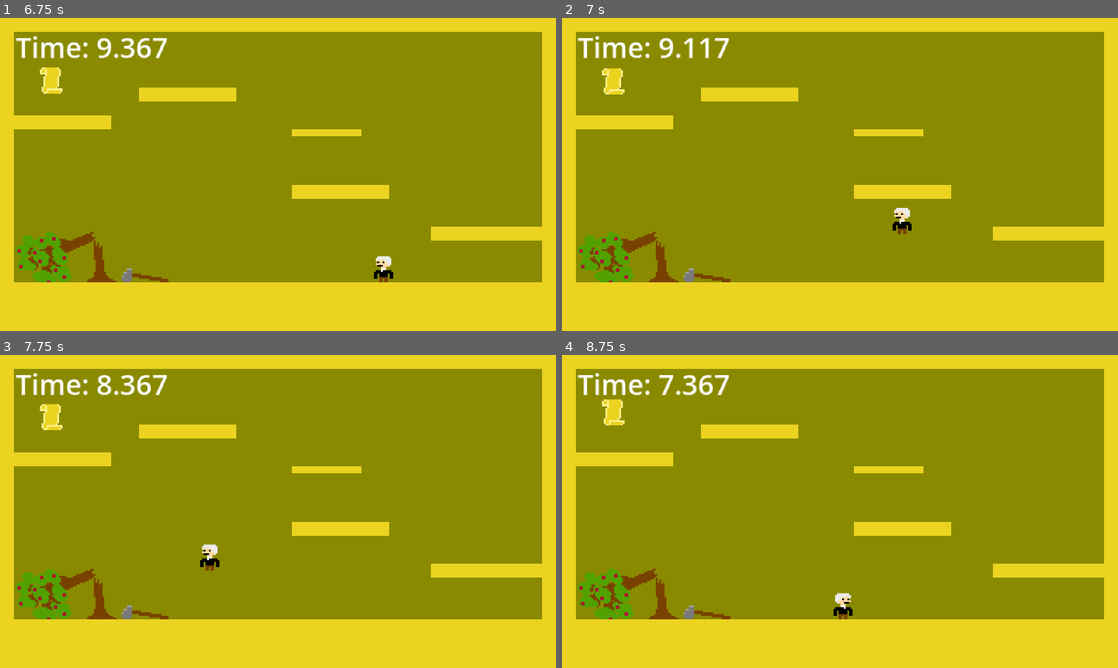
Above: before the commit, frames 1-4 (two rows, left to right).
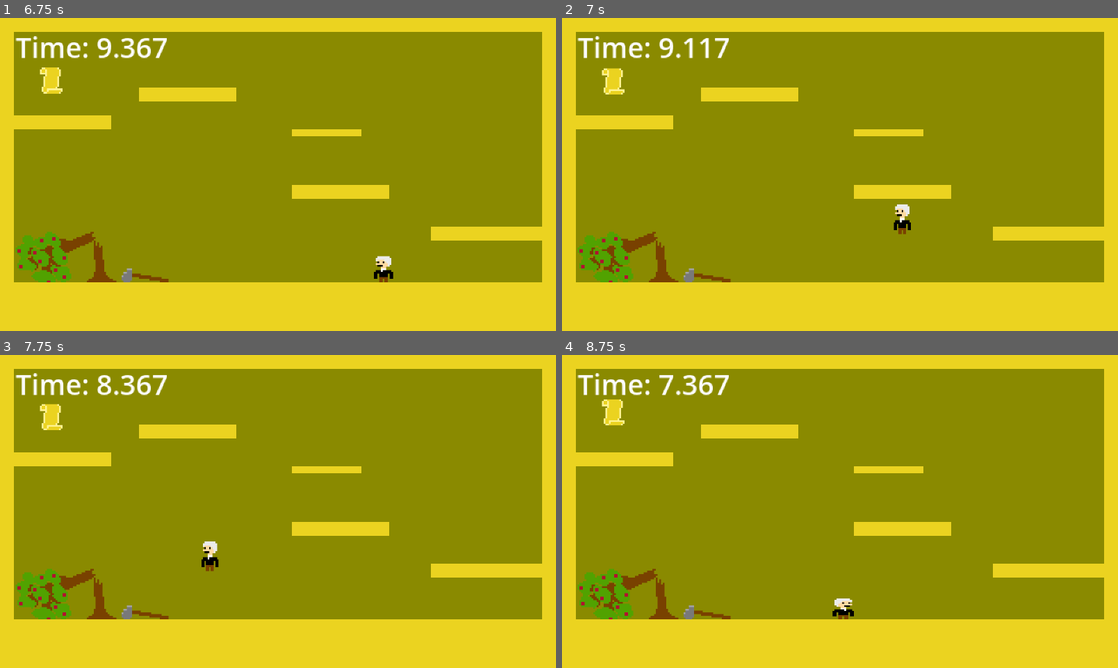
Above: after the commit, the same moments.

Repository: ObedH/school-ware
Game: Godot game, scene res://scenes/menu/menu.tscn
Same seed, same stepped clock (60 frames per second), same inputs: the game is played once before the commit and once after it.
Inputs (mouse positions are in pixels of both pictures, inside the frame that each line leads up to):
- Up to frame 1 (6.75 s): click (400, 102) at 0.5 s; tap Enter at 1.25, 5 s; move the mouse to (400, 158) at 1.27 s; hold Right (move_right) 1.28-2.78 s; tap Alt every 1.5 s from 1.35 to 5.85 s; click (400, 158) at 1.42 s; tap Z (jump) at 1.52, 2.27, 3.77, 4.52, 5.27 s; move the mouse to (166, 190) at 2.02 s; tap Shift every 1.5 s from 2.1 to 6.6 s; move the mouse to (333, 105) at 2.77 s; hold Left (move_left) 2.78-3.53 s; move the mouse to (250, 237) at 3.52 s; hold Right (move_right) 3.53-5.03 s; click (250, 237) at 3.67 s; tap Space at 4.25 s; move the mouse to (444, 221) at 4.27 s; move the mouse to (111, 127) at 5.02 s; hold Left (move_left) 5.03-5.78 s; move the mouse to (305, 174) at 5.77 s; hold Right (move_right) 5.78-6.53 s; click (305, 174) at 5.92 s; move the mouse to (194, 96) at 6.52 s; hold Left (move_left) from 6.53 s (still down)
- Up to frame 2 (7 s): keep holding Left (move_left); tap Z (jump) at 6.77 s
- Up to frame 3 (7.75 s): keep holding Left (move_left); move the mouse to (400, 495) at 7.27 s; tap Alt at 7.35 s; tap Z (jump) at 7.52 s
- Up to frame 4 (8.75 s): move the mouse to (728, 527) at 8.02 s; release Left (move_left) at 8.03 s; hold Right (move_right) from 8.03 s (still down); tap Shift at 8.1 s; click (728, 527) at 8.17 s; tap Z (jump) at 8.27 s

Frame 1 is identical in both runs. In frame 2, 0.1% of the frame differs, in the area x 59-63%, y 59-70%; in frame 3, 0.1%; in frame 4, 0.2%, in the area x 48-53%, y 76-85%.

Commit message:
Added squash and stretch to the player

Diff:
--- a/player/player_platformer.gd
+++ b/player/player_platformer.gd
@@ -15,6 +15,7 @@
 @onready var sprite: AnimatedSprite2D = $Sprite
 @onready var jb_timer: Timer = $JBTimer
 @onready var jump_sfx: AudioStreamPlayer = $JumpSFX
+@onready var animation_player: AnimationPlayer = $AnimationPlayer
 
 
 func _physics_process(delta: float) -> void:
@@ -28,6 +29,8 @@
 			else:
 				velocity += Vector2.DOWN * GRAVITY * STOP_MULT * delta
 	else:
+		if is_falling:
+			animation_player.play("squash")
 		is_falling = false
 
 	# Handle jump.
@@ -38,6 +41,7 @@
 	if jb and is_on_floor() and not input_locked:
 		velocity.y = JUMP_VELOCITY
 		jump_sfx.play()
+		animation_player.play("stretch")
 		jb = false
 
 	if Input.is_action_just_released("jump") and not input_locked:
--- a/player/player_platformer.tscn
+++ b/player/player_platformer.tscn
@@ -31,6 +31,96 @@
 streams_count = 1
 stream_0/stream = ExtResource("3_7yiu1")
 
+[sub_resource type="Animation" id="Animation_7yiu1"]
+length = 0.001
+tracks/0/type = "value"
+tracks/0/imported = false
+tracks/0/enabled = true
+tracks/0/path = NodePath("Sprite:scale")
+tracks/0/interp = 1
+tracks/0/loop_wrap = true
+tracks/0/keys = {
+"times": PackedFloat32Array(0),
+"transitions": PackedFloat32Array(1),
+"update": 0,
+"values": [Vector2(1, 1)]
+}
+tracks/1/type = "value"
+tracks/1/imported = false
+tracks/1/enabled = true
+tracks/1/path = NodePath("Sprite:offset:y")
+tracks/1/interp = 1
+tracks/1/loop_wrap = true
+tracks/1/keys = {
+"times": PackedFloat32Array(0),
+"transitions": PackedFloat32Array(1),
+"update": 1,
+"values": [0.0]
+}
+
+[sub_resource type="Animation" id="Animation_h1ucn"]
+resource_name = "squash"
+length = 0.26666668
+tracks/0/type = "value"
+tracks/0/imported = false
+tracks/0/enabled = true
+tracks/0/path = NodePath("Sprite:scale")
+tracks/0/interp = 1
+tracks/0/loop_wrap = true
+tracks/0/keys = {
+"times": PackedFloat32Array(0, 0.06666667, 0.16666667, 0.26666668),
+"transitions": PackedFloat32Array(1, 1, 1, 1),
+"update": 0,
+"values": [Vector2(1, 1), Vector2(1.13, 0.805), Vector2(1.13, 0.805), Vector2(1, 1)]
+}
+tracks/1/type = "value"
+tracks/1/imported = false
+tracks/1/enabled = true
+tracks/1/path = NodePath("Sprite:offset:y")
+tracks/1/interp = 1
+tracks/1/loop_wrap = true
+tracks/1/keys = {
+"times": PackedFloat32Array(0, 0.06666667, 0.16666667, 0.26666668),
+"transitions": PackedFloat32Array(1, 1, 1, 1),
+"update": 0,
+"values": [0.0, 2.0, 2.0, 0.0]
+}
+
+[sub_resource type="Animation" id="Animation_krk5d"]
+resource_name = "stretch"
+length = 0.2667
+tracks/0/type = "value"
+tracks/0/imported = false
+tracks/0/enabled = true
+tracks/0/path = NodePath("Sprite:scale")
+tracks/0/interp = 1
+tracks/0/loop_wrap = true
+tracks/0/keys = {
+"times": PackedFloat32Array(0, 0.06664741, 0.16666667, 0.26666668),
+"transitions": PackedFloat32Array(1, 1, 1, 1),
+"update": 0,
+"values": [Vector2(1, 1), Vector2(0.85, 1.2), Vector2(0.85, 1.2), Vector2(1, 1)]
+}
+tracks/1/type = "value"
+tracks/1/imported = false
+tracks/1/enabled = true
+tracks/1/path = NodePath("Sprite:offset:y")
+tracks/1/interp = 1
+tracks/1/loop_wrap = true
+tracks/1/keys = {
+"times": PackedFloat32Array(0, 0.06664741, 0.16666667, 0.26666668),
+"transitions": PackedFloat32Array(1, 1, 1, 1),
+"update": 0,
+"values": [0.0, -1.34, -1.34, 0.0]
+}
+
+[sub_resource type="AnimationLibrary" id="AnimationLibrary_krk5d"]
+_data = {
+&"RESET": SubResource("Animation_7yiu1"),
+&"squash": SubResource("Animation_h1ucn"),
+&"stretch": SubResource("Animation_krk5d")
+}
+
 [node name="Player" type="CharacterBody2D" unique_id=805804944]
 script = ExtResource("1_y8kmu")
 
@@ -59,4 +149,7 @@
 [node name="JumpSFX" type="AudioStreamPlayer" parent="." unique_id=253979349]
 stream = SubResource("AudioStreamRandomizer_e7wlo")
 
+[node name="AnimationPlayer" type="AnimationPlayer" parent="." unique_id=2051461801]
+libraries/ = SubResource("AnimationLibrary_krk5d")
+
 [connection signal="timeout" from="JBTimer" to="." method="_on_jb_timer_timeout"]
